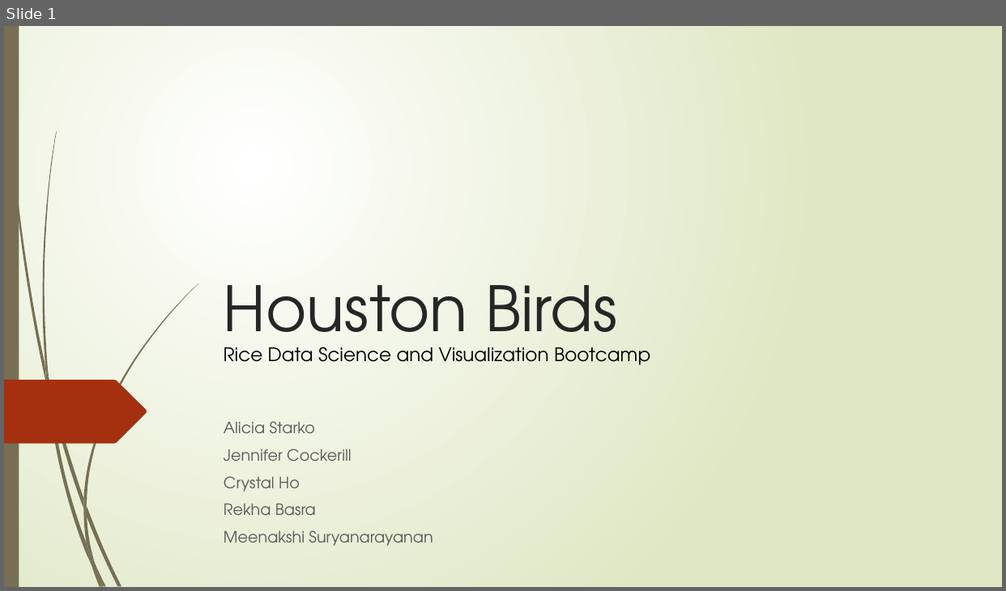
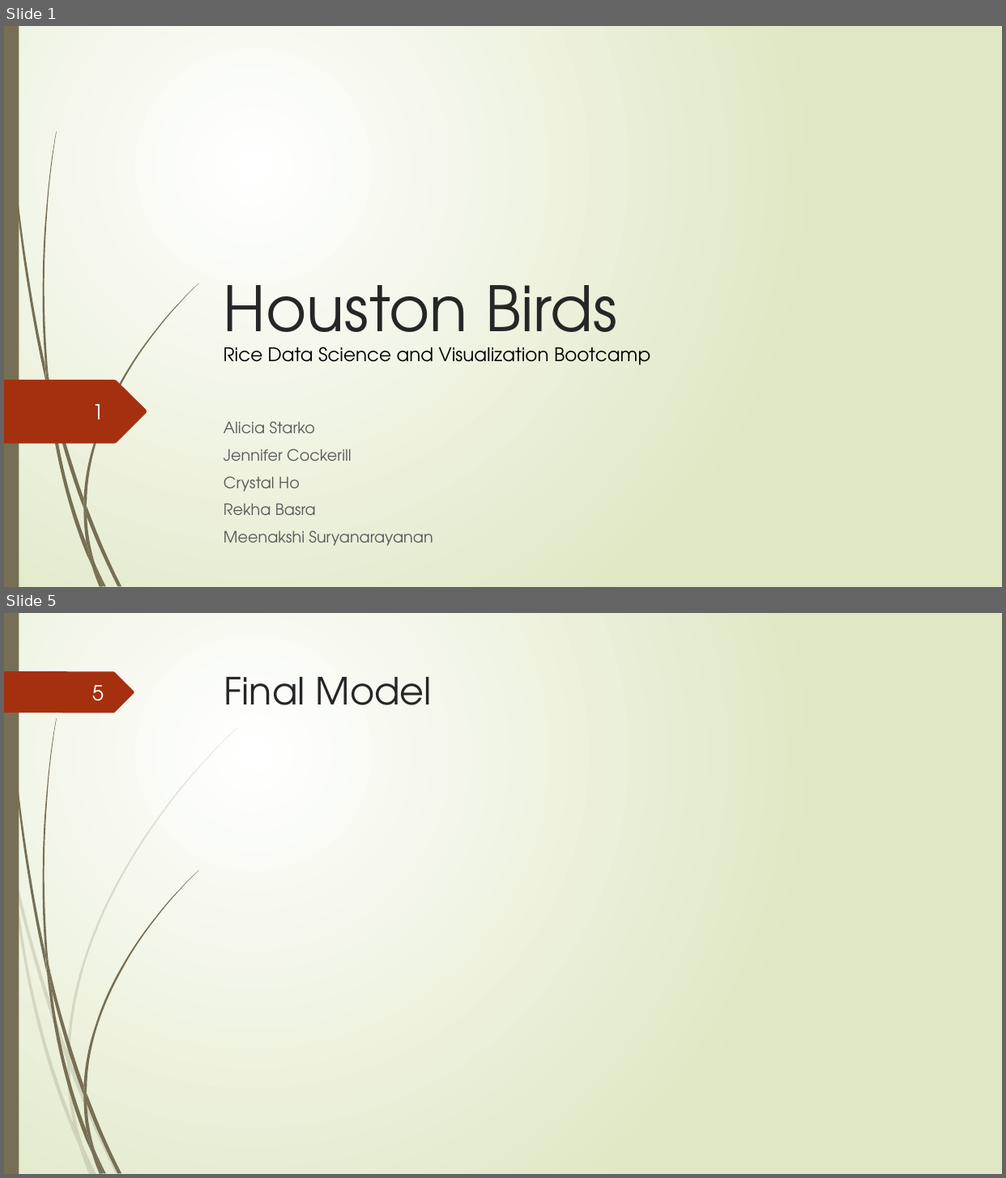
Before and after one commit to CrystalRae90/Machine_Learning_Project, a slide deck: Presentation.pptx. Shown one above the other, each under a label of ours: slide 1 before the commit, slides 1 and 5 after it; the slides between them are not shown. The pictures are 1006x591 and 1006x1178 pixels, drawn with LibreOffice and Linux fonts; fonts in the diff are those of the drawing; background and template pictures are left out. Boxes give left, top, right and bottom in pixels: in the first picture for what was removed or moved away, otherwise in the second. Text is boxed around its words. In the diff, an @@ line names an element or a change of style, - is before the commit and + after.

```diff
--- a/Presentation.pptx
+++ b/Presentation.pptx
@@ slide 5 added at box(4, 613, 1002, 1174), background gradient #FFFFFF to #DFE8C4; not listed: 10 template elements that a slide beside it also shows @@
@@ rectangle added at box(4, 613, 19, 1174), fill #766F54 @@
@@ freeform shape added at box(4, 671, 134, 713), fill #A53010 @@
@@ page number added at box(92, 685, 104, 701), 20 pt, text #FEFFFF @@
+5
@@ title added at box(224, 677, 432, 705), 36 pt, text #262626 @@
+Final Model
@@ group added at box(6, 613, 198, 1174): 12 freeform shapes @@
@@ slide 1 changed as well @@
@@ page number added at box(92, 404, 104, 420), 20 pt, text #FEFFFF @@
+1
```
Also in this commit, not shown: 7 other slides changed, 2 other slides added, 1 slide removed.
